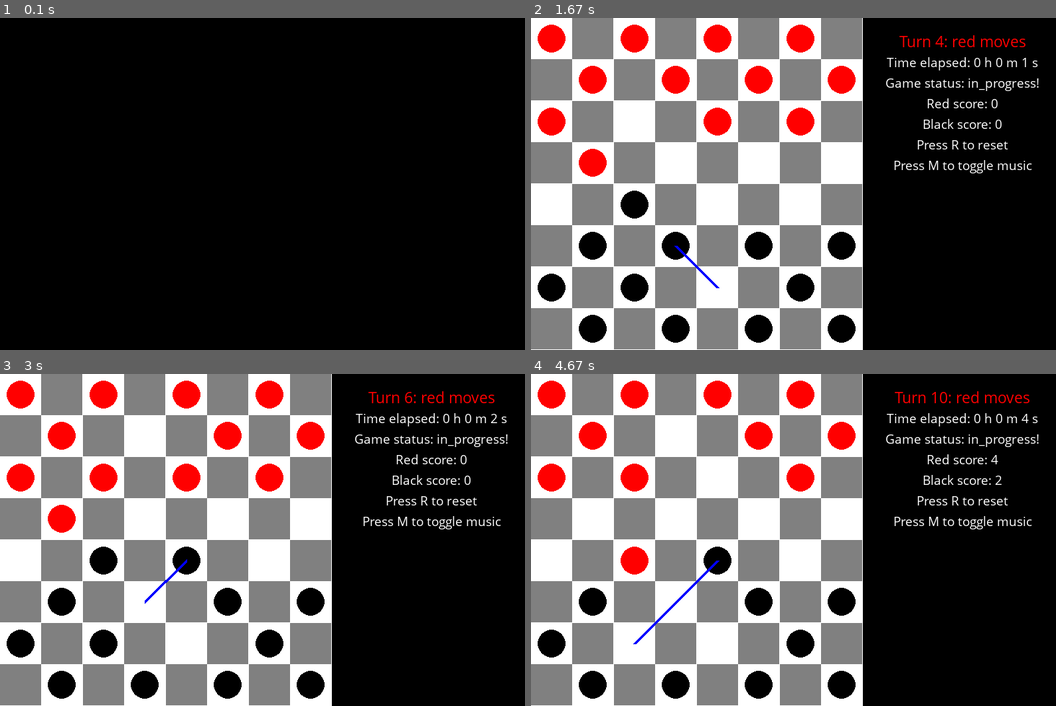
Above: before the commit, frames 1-4 (two rows, left to right).
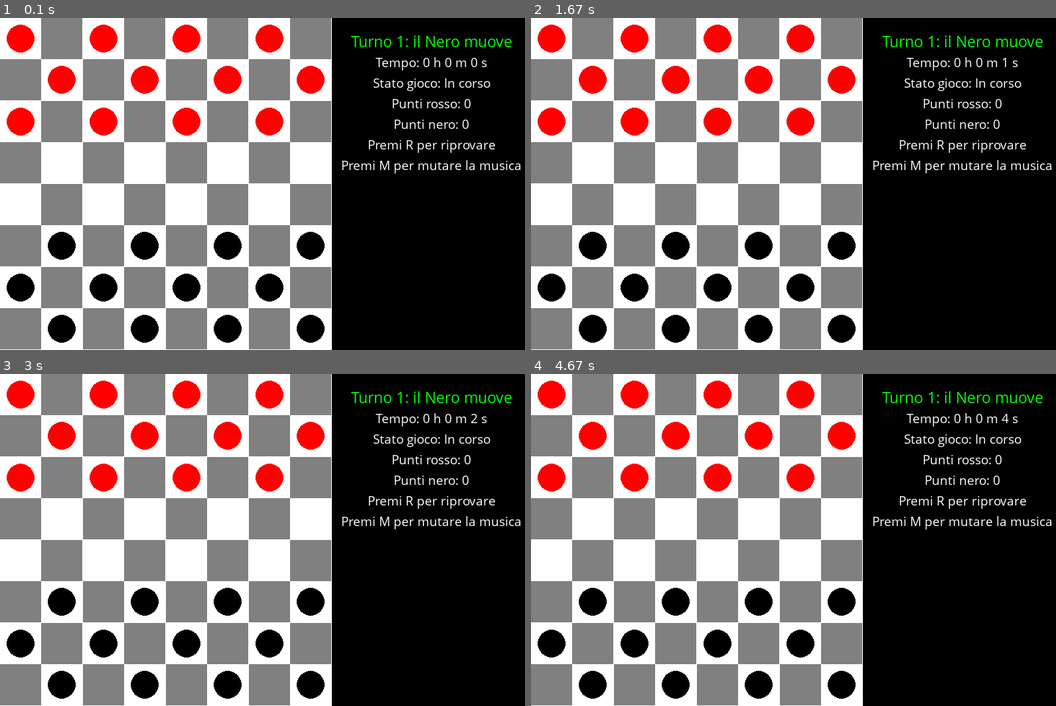
Above: after the commit, the same moments.

Repository: AlessandroBonomo28/pygame-tests
Game: pygame game, started from test1/game.py
The game is run twice, just before and just after one commit, with the same random seed, the same clock (stepped at 60 frames per second) and the same inputs.
Inputs (mouse positions are in pixels of both pictures, inside the frame that each line leads up to):
- Up to frame 1 (0.1 s): no input
- Up to frame 2 (1.67 s): click (798, 184) at 0.38 s
- Up to frame 3 (3 s): click (141, 583) at 2.22 s; click (462, 606) at 2.55 s
- Up to frame 4 (4.67 s): no input

The runs differ from the first frame. In frame 1, 61% of the frame differs, in the area x 0-100%, y 0-100%; in frame 2, 4.1%; in frame 3, 4.7%; in frame 4, 5.1%.

Commit message:
persistent player json

Diff:
--- /dev/null
+++ b/test1/data/player.json
@@ -0,0 +1 @@
+{"ID": "2c2b2c43-3bf6-41de-b766-49f178e34f6a", "name": "Pippo", "experience": 0, "total_experience": 0, "level": 1, "losses": 0, "wins": 0}
--- a/test1/game.py
+++ b/test1/game.py
@@ -61,9 +61,9 @@
 def drawTextGameStatus():
 	text_x, text_y = 8*cell_width + (width -8*cell_width)//2, 35
 	textTurnColor = (255,0,0) if board.whoMoves() == PieceColor.RED else (0,255,0)
-	textTurn = f"Turn {board.turn_count+1}: {board.whoMoves().lower()} moves"
+	textTurn = f"Turno {board.turn_count+1}: il {board.whoMoves()} muove"
 	if board.status != GameStatus.IN_PROGRESS:
-		textTurn = "Game Over !"
+		textTurn = "Fine !"
 		textTurnColor = (255,255,255)
 	text = fontTurn.render(textTurn, True, textTurnColor, (0,0,0))
 	textRect = text.get_rect()
@@ -74,39 +74,41 @@
 	time_elapsed_s = (time_elapsed_ms//1000)
 	time_elapsed_m = (time_elapsed_s//60)
 	time_elapsed_h = time_elapsed_m//60
-	timer_txt = f"Time elapsed: {time_elapsed_h} h {time_elapsed_m%60} m {time_elapsed_s%60} s"
+	timer_txt = f"Tempo: {time_elapsed_h} h {time_elapsed_m%60} m {time_elapsed_s%60} s"
 
 	text = normalText.render(timer_txt, True, textColor, (0,0,0))
 	textRect = text.get_rect()
 	textRect.center = (text_x, text_y + text_spacing)
 	canvas.blit(text, textRect)
 
-	if board.status == GameStatus.IN_PROGRESS or board.status == GameStatus.DRAW:
+	if board.status == GameStatus.IN_PROGRESS:
 		status_text_color = (255,255,255)
+	elif board.status == GameStatus.DRAW:
+		status_text_color = (255,255,0)
 	else:
 		status_text_color = (255,0,0) if board.status == GameStatus.RED_WINS else (0,255,0)
-	text = normalText.render(f"Game status: {board.status.lower()}!", True, status_text_color, (0,0,0))
+	text = normalText.render(f"Stato gioco: {board.status}", True, status_text_color, (0,0,0))
 	textRect = text.get_rect()
 	textRect.center = (text_x, text_y + text_spacing*2)
 	canvas.blit(text, textRect)
 
-	text = normalText.render(f"Red score: {board.red_score}", True, textColor, (0,0,0))
+	text = normalText.render(f"Punti rosso: {board.red_score}", True, textColor, (0,0,0))
 	textRect = text.get_rect()
 	textRect.center = (text_x, text_y + text_spacing*3)
 	canvas.blit(text, textRect)
 
-	text = normalText.render(f"Black score: {board.black_score}", True, textColor, (0,0,0))
+	text = normalText.render(f"Punti nero: {board.black_score}", True, textColor, (0,0,0))
 	textRect = text.get_rect()
 	textRect.center = (text_x, text_y + text_spacing*4)
 	canvas.blit(text, textRect)
 
 	reset_color = (255,255,255) if board.status == GameStatus.IN_PROGRESS else (0,255,0)
-	text = normalText.render(f"Press R to reset", True, reset_color, (0,0,0))
+	text = normalText.render(f"Premi R per riprovare", True, reset_color, (0,0,0))
 	textRect = text.get_rect()
 	textRect.center = (text_x, text_y + text_spacing*5)
 	canvas.blit(text, textRect)
 
-	text = normalText.render(f"Press M to toggle music", True, textColor, (0,0,0))
+	text = normalText.render(f"Premi M per mutare la musica", True, textColor, (0,0,0))
 	textRect = text.get_rect()
 	textRect.center = (text_x, text_y + text_spacing*6)
 	canvas.blit(text, textRect)
@@ -145,8 +147,8 @@
 
 exit = False
 RED_AI_enabled = True
-BLACK_AI_enabled = True
-auto_reset = True
+BLACK_AI_enabled = False
+auto_reset = False
 AI_delay_ms = 500
 
 black_pieces = []
--- a/test1/model/dama.py
+++ b/test1/model/dama.py
@@ -1,14 +1,14 @@
 import random
 
 class PieceColor:
-    RED = "RED"
-    BLACK = "BLACK"
+    RED = "Rosso"
+    BLACK = "Nero"
 
 class GameStatus:
-    RED_WINS = "RED_WINS"
-    BLACK_WINS = "BLACK_WINS"
-    DRAW = "DRAW"
-    IN_PROGRESS = "IN_PROGRESS"
+    RED_WINS = "Rosso vince"
+    BLACK_WINS = "Nero vince"
+    DRAW = "Pareggio"
+    IN_PROGRESS = "In corso"
 
 class Piece:
     is_dama : bool
--- /dev/null
+++ b/test1/model/player.py
@@ -0,0 +1,76 @@
+
+import json
+import os
+import uuid
+import math
+class Player:
+    __constant_exp_multiplier : float = 44.72
+    ID : str
+    total_experience : float
+    experience : float
+    name : str
+    level : int
+    losses : int
+    wins : int
+
+    def __init__(self, name):
+        self.ID = str(uuid.uuid4())
+        self.name = name
+        self.experience = 0
+        self.total_experience = 0
+        self.level = 1
+        self.losses = 0
+        self.wins = 0
+        if self.__exists():
+            self.__load()
+        self.__save()
+
+    def change_name(self, new_name):
+        self.name = new_name
+        self.__save()
+
+    def __exists(self) -> bool:
+        return os.path.exists("data/player.json")
+
+    def __load(self):
+        # load from file
+        with open("data/player.json", "r") as f:
+            json_player = f.read()
+            self.__dict__ = json.loads(json_player)
+
+    def __save(self):
+        json_player = json.dumps(self.__dict__)
+        # save to file
+        os.makedirs(os.path.dirname("data/player.json"), exist_ok=True)
+        with open("data/player.json", "w") as f:
+            f.write(json_player)
+
+    def exp_limit_current_level(self):
+        return self.__constant_exp_multiplier * math.sqrt(self.level)
+
+    def add_win(self):
+        self.wins += 1
+        self.__save()
+
+    def add_loss(self):
+        self.losses += 1
+        self.__save()
+
+    def win_percent(self):
+        if self.wins == 0:
+            return 0
+        return (self.wins / (self.wins + self.losses))* 100
+
+    def add_exp(self,exp):
+        self.experience += exp
+        self.total_experience += exp
+        if self.experience >= self.exp_limit_current_level():
+            self.experience = 0
+            self.level += 1
+        self.__save()
+
+    def __str__(self):
+        return f"Player: {self.name} \
+                \nLevel: {self.level} \
+                \nExp: {self.experience}/{int(self.exp_limit_current_level())} \
+                \nWin percentage: {self.win_percent()}%"
--- /dev/null
+++ b/test1/pygame2exe.py
@@ -0,0 +1,40 @@
+# This is an example setup.py file
+# run it from the windows command line like so:
+# > C:\Python2.4\python.exe setup.py py2exe
+
+from distutils.core import setup
+
+import py2exe, glob
+
+opts = {
+ "py2exe": {
+   # if you import .py files from subfolders of your project, then those are
+   # submodules.  You'll want to declare those in the "includes"
+   'includes':['model',
+               'model.dama',
+               'pygame',
+               'random'
+              ],
+ }
+}
+
+setup(
+
+  #this is the file that is run when you start the game from the command line.
+  console=['game.py'],
+
+  #options as defined above
+  options=opts,
+
+  #data files - these are the non-python files, like images and sounds
+  #the glob module comes in handy here.
+  data_files = [
+    ("loop", glob.glob("loop\\*.mp3") + glob.glob("data\\*.ogg")),
+    #("data/glarf", glob.glob("data\\glarf\\*.*")) ,
+    #("data/level1", glob.glob("data\\level1\\*.*"))
+  ],
+
+  #this will pack up a zipfile instead of having a glut of files sitting
+  #in a folder.
+  zipfile="lib/shared.zip"
+)
Binary file changed: test1/requirements.txt
Not shown, added: test1/build.sh
